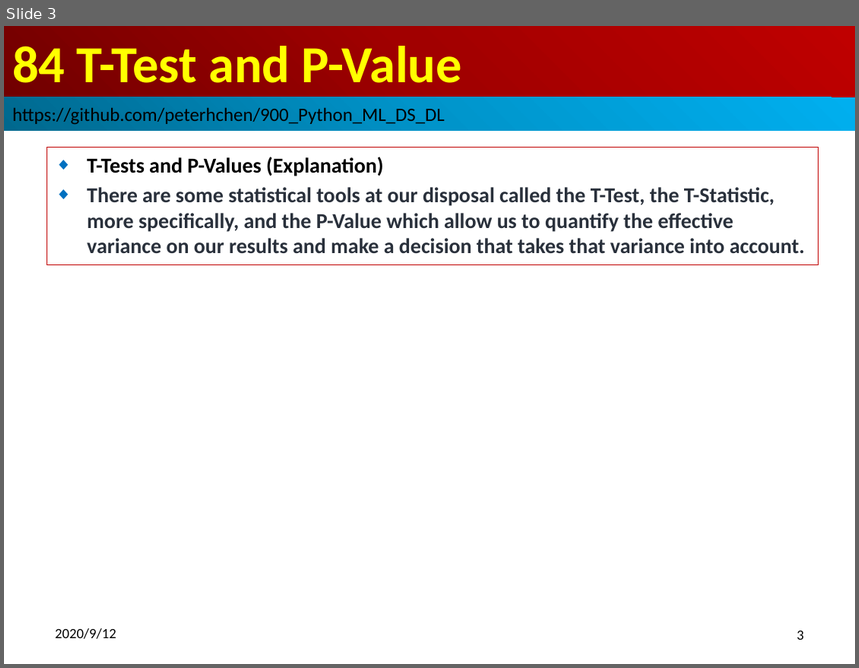
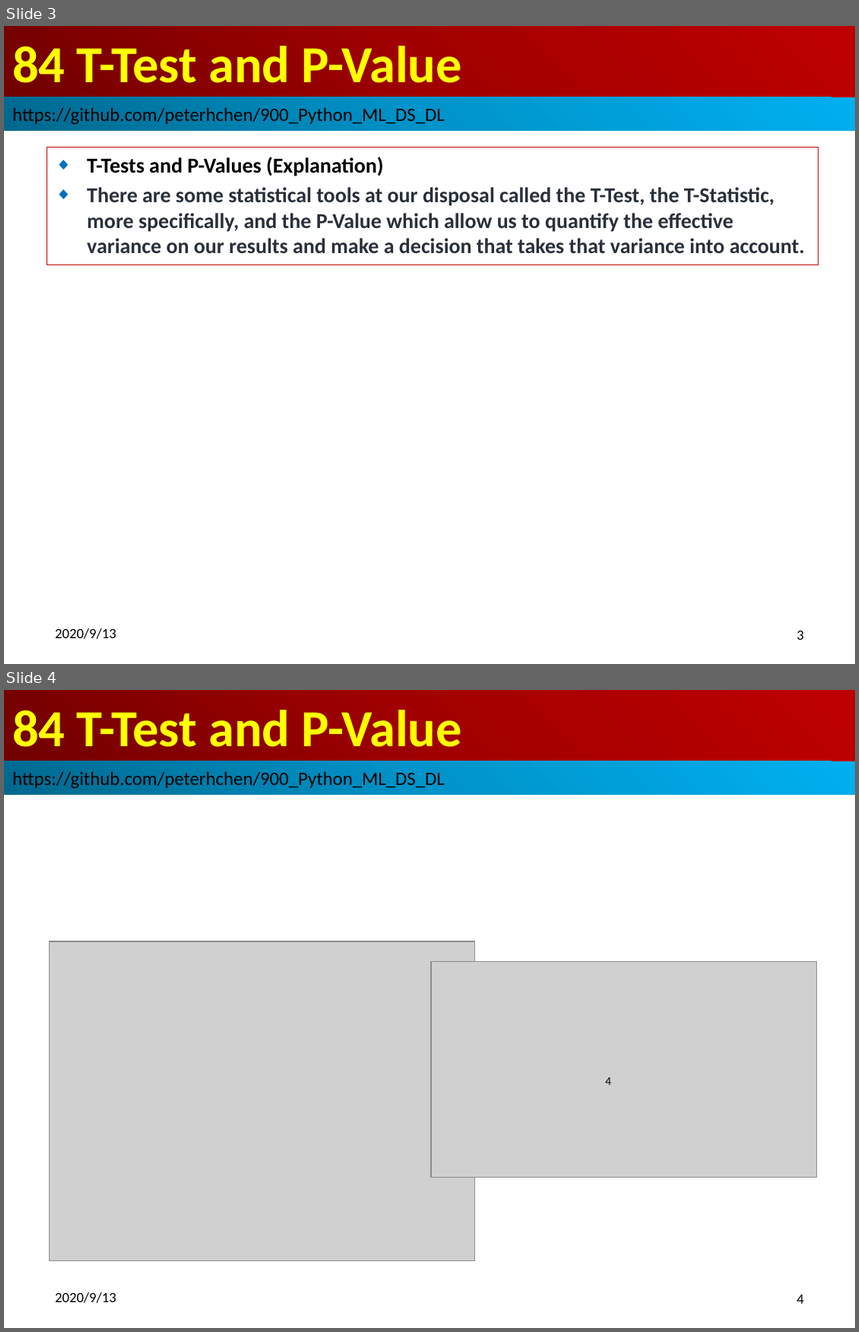
Before and after one commit to peterhchen/900_Python_ML_DS_DL, a slide deck: 084_TTestPValue.pptx. Shown one above the other, each under a label of ours: slide 3 before the commit, slides 3 and 4 after it. The pictures are 859x668 and 859x1332 pixels, drawn with LibreOffice and Linux fonts; fonts in the diff are those of the drawing; grey boxes stand for pictures. Boxes give left, top, right and bottom in pixels: in the first picture for what was removed or moved away, otherwise in the second. Text is boxed around its words. In the diff, an @@ line names an element or a change of style, - is before the commit and + after.

```diff
--- a/084_TTestPValue.pptx
+++ b/084_TTestPValue.pptx
@@ slide 4 added at (4,690,855,1328), background #FFFFFF @@
@@ title added at (4,690,855,761), fill gradient #720000 to #A20000 to #C00000, 44 pt, text #FFFF00, bold @@
+84 T-Test and P-Value
@@ rectangle added at (4,761,855,795), fill gradient #00688E to #0094CA to #00B0F0, 16 pt, text #000000 @@
+https://github.com/peterhchen/900_Python_ML_DS_DL
@@ picture added at (49,941,475,1260) @@
@@ picture added at (431,961,817,1178) @@
@@ text added at (605,1078,611,1085), 10 pt, text #000000 @@
+4
@@ text added at (55,1293,116,1303), 12 pt, text #000000 @@
+2020/9/13
@@ page number added at (797,1295,804,1304), 12 pt, text #000000 @@
+4
@@ slide 3 changed as well @@
@@ text at (55,629,116,639): text changed @@
-2020/9/12
+2020/9/13
```
Also in this commit, not shown: 23 other slides changed, 1 other slide added.
